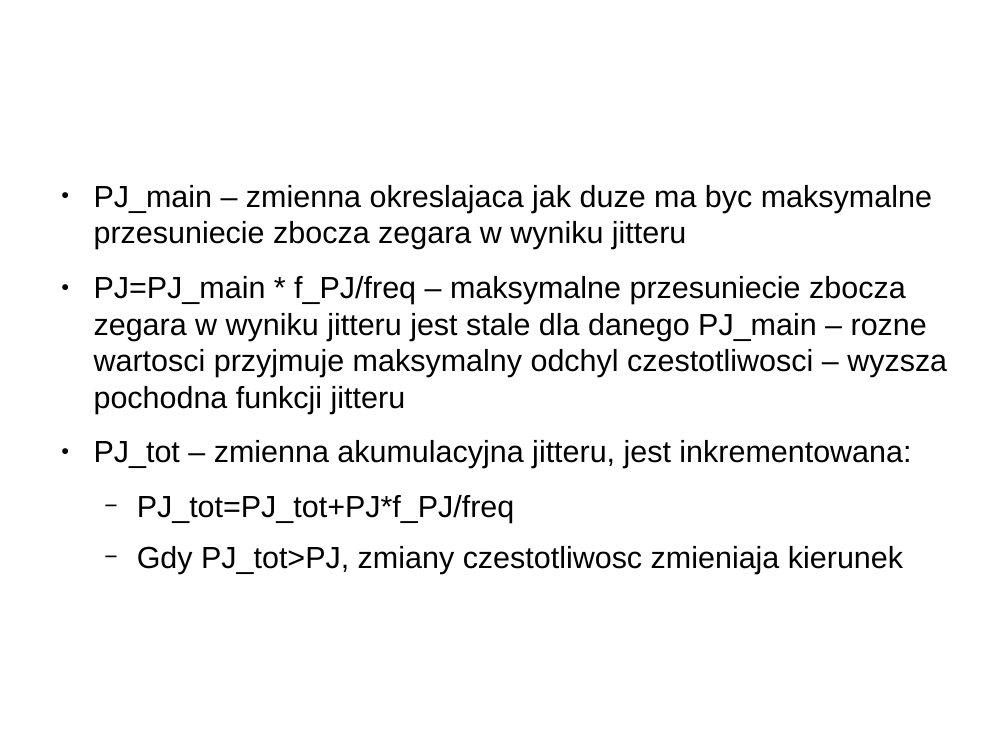
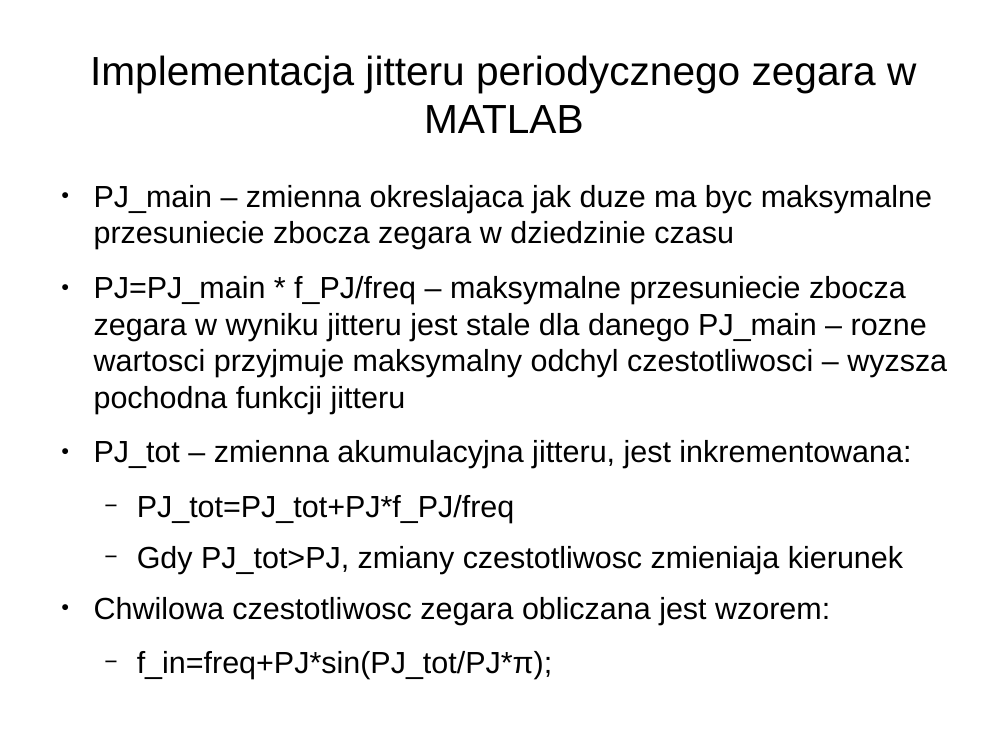
Before and after one commit to joannabp/ProjektSynopsys, a slide deck: slide 2 of Untitled 2.odp. Drawn at 1008x756 pixels with LibreOffice and Linux fonts; fonts in the diff are those of the drawing. Boxes give left, top, right and bottom in pixels: in the first picture for what was removed or moved away, otherwise in the second. Text is boxed around its words. In the diff, an @@ line names an element or a change of style, - is before the commit and + after.

```diff
--- a/Untitled 2.odp
+++ b/Untitled 2.odp
@@ title added at (90,55,916,133), 32 pt, text #000000 @@
+Implementacja jitteru periodycznego zegara w MATLAB
@@ text at (94,185,932,249): text changed @@
-● PJ_main – zmienna okreslajaca jak duze ma byc maksymalne przesuniecie zbocza zegara w wyniku jitteru
+● PJ_main – zmienna okreslajaca jak duze ma byc maksymalne przesuniecie zbocza zegara w dziedzinie czasu
@@ text at (94,597,830,679): paragraphs added @@
+● Chwilowa czestotliwosc zegara obliczana jest wzorem:
+  − f_in=freq+PJ*sin(PJ_tot/PJ*π);
```
Also in this commit, not shown: 2 slides added, 1 other file.
